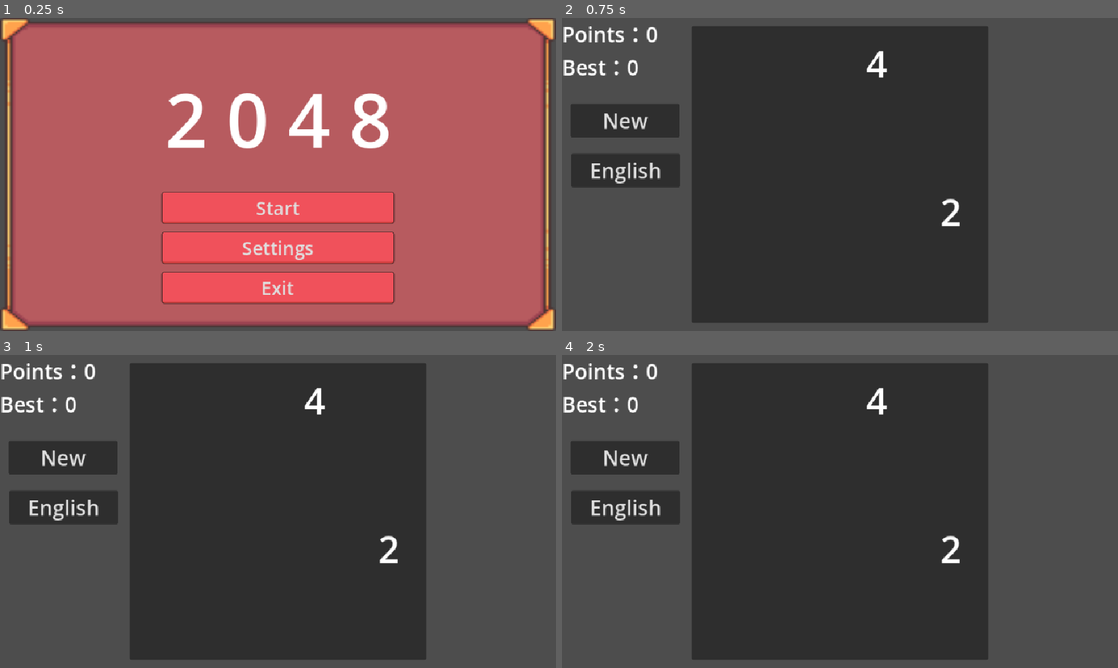
Above: before the commit, frames 1-4 (two rows, left to right).
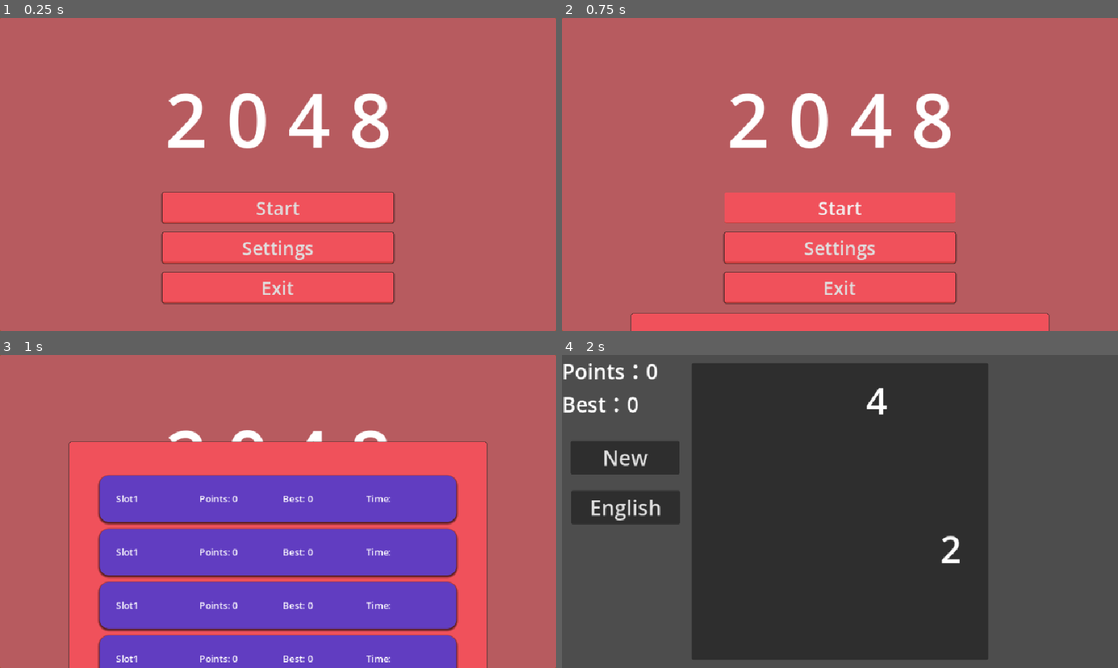
Above: after the commit, the same moments.

Repository: 168AD/2048
Game: Godot game, scene res://ui/main_menu.tscn
The game is run twice, just before and just after one commit, with the same random seed, the same clock (stepped at 60 frames per second) and the same inputs. This scene is started directly instead of the project's main scene.
Inputs (mouse positions are in pixels of both pictures, inside the frame that each line leads up to):
- Up to frame 1 (0.25 s): no input
- Up to frame 2 (0.75 s): click "Start" at 0.5 s
- Up to frame 3 (1 s): no input
- Up to frame 4 (2 s): click (840, 545) at 1.25 s, where only the run after the commit has a clickable "Start"

The runs differ from the first frame. In frame 1, 11% of the frame differs, in the area x 0-100%, y 0-100%; in frame 2, 100%; in frame 3, 100%; in frame 4, nothing differs.

Commit message:
力竭，初步完成功能了
就是不知道为啥没法在代码层面添加slot_card，现在默认每个栏位都读取存档1的数据，呵呵。

Diff:
--- a/localization/localization.csv
+++ b/localization/localization.csv
@@ -6,3 +6,5 @@
 KEY_START,开始,開始,Start,開始
 KEY_SETTINGS,设置,設置,Settings,設定
 KEY_EXIT,退出,退出,Exit,退出
+KEY_SLOT,存档,存檔,Slot,存檔
+KEY_TIME,时间,時間,Time,時間
--- a/manager/save_manager.gd
+++ b/manager/save_manager.gd
@@ -168,4 +168,5 @@
 				if resource.has_meta("time_tamp"):
 					resource.time_stamp = resource.time_tamp
 
+
 	return resource
--- a/scripts/resource/all_slots_res.gd
+++ b/scripts/resource/all_slots_res.gd
@@ -8,7 +8,7 @@
 		if s.slot == slot:
 			return s
 
-	return null
+	return MetaRes.new()
 
 func update_slot(slot: int, save_res: SaveRes):
 	var slot_meta = get_slot_meta(slot)
--- a/ui/main_menu.gd
+++ b/ui/main_menu.gd
@@ -1,8 +1,10 @@
 extends Control
 class_name MainMenu
 
+@onready var animation_player: AnimationPlayer = $AnimationPlayer
+
 func _on_start_pressed():
-	get_tree().change_scene_to_file("res://scenes/board.tscn")
+	animation_player.play("start_game")
 
 func _on_exit_pressed():
 	get_tree().quit()
--- a/ui/main_menu.tscn
+++ b/ui/main_menu.tscn
@@ -1,17 +1,45 @@
 [gd_scene format=3 uid="uid://bp0dwmix73qb7"]
 
-[ext_resource type="StyleBox" uid="uid://gohp6v76osrm" path="res://ui/theme/normal_button.tres" id="1_0dkrt"]
-[ext_resource type="StyleBox" uid="uid://ddc1ciiqevhf4" path="res://ui/theme/focus_button.tres" id="1_rmr83"]
-[ext_resource type="Texture2D" uid="uid://cn1ljguraisrb" path="res://ui/assets/background.png" id="1_t7e0r"]
-[ext_resource type="StyleBox" uid="uid://cvxfmmnvkbako" path="res://ui/theme/hover_button.tres" id="1_wk0pr"]
+[ext_resource type="Theme" uid="uid://c01r0bseo4o7a" path="res://ui/theme/main_menu.tres" id="1_0dkrt"]
+[ext_resource type="PackedScene" uid="uid://rrcu5xax8xb0" path="res://ui/slot_slection.tscn" id="3_wk0pr"]
 [ext_resource type="Script" uid="uid://oejiripf31c5" path="res://ui/main_menu.gd" id="4_8uxxo"]
 
-[sub_resource type="Theme" id="Theme_wk0pr"]
-Button/font_sizes/font_size = 32
-Button/styles/focus = ExtResource("1_rmr83")
-Button/styles/hover = ExtResource("1_wk0pr")
-Button/styles/normal = ExtResource("1_0dkrt")
-Label/font_sizes/font_size = 128
+[sub_resource type="Animation" id="Animation_wk0pr"]
+length = 0.001
+tracks/0/type = "value"
+tracks/0/imported = false
+tracks/0/enabled = true
+tracks/0/path = NodePath("SlotSlection:position")
+tracks/0/interp = 1
+tracks/0/loop_wrap = true
+tracks/0/keys = {
+"times": PackedFloat32Array(0),
+"transitions": PackedFloat32Array(1),
+"update": 0,
+"values": [Vector2(0, 720)]
+}
+
+[sub_resource type="Animation" id="Animation_rmr83"]
+resource_name = "start_game"
+length = 0.5
+tracks/0/type = "value"
+tracks/0/imported = false
+tracks/0/enabled = true
+tracks/0/path = NodePath("SlotSlection:position")
+tracks/0/interp = 1
+tracks/0/loop_wrap = true
+tracks/0/keys = {
+"times": PackedFloat32Array(0, 0.5),
+"transitions": PackedFloat32Array(1, 1),
+"update": 0,
+"values": [Vector2(0, 720), Vector2(0, 0)]
+}
+
+[sub_resource type="AnimationLibrary" id="AnimationLibrary_8uxxo"]
+_data = {
+&"RESET": SubResource("Animation_wk0pr"),
+&"start_game": SubResource("Animation_rmr83")
+}
 
 [node name="MainMenu" type="Control" unique_id=692941830]
 layout_mode = 3
@@ -20,17 +48,16 @@
 anchor_bottom = 1.0
 grow_horizontal = 2
 grow_vertical = 2
-theme = SubResource("Theme_wk0pr")
+theme = ExtResource("1_0dkrt")
 script = ExtResource("4_8uxxo")
 
-[node name="Background" type="TextureRect" parent="." unique_id=1304907967]
+[node name="BackGround" type="Panel" parent="." unique_id=89762139]
 layout_mode = 1
 anchors_preset = 15
 anchor_right = 1.0
 anchor_bottom = 1.0
 grow_horizontal = 2
 grow_vertical = 2
-texture = ExtResource("1_t7e0r")
 
 [node name="Title" type="Label" parent="." unique_id=1120989925]
 layout_mode = 1
@@ -71,5 +98,13 @@
 layout_mode = 2
 text = "KEY_EXIT"
 
+[node name="SlotSlection" parent="." unique_id=1381006384 instance=ExtResource("3_wk0pr")]
+layout_mode = 1
+offset_top = 720.0
+offset_bottom = 719.99963
+
+[node name="AnimationPlayer" type="AnimationPlayer" parent="." unique_id=340998262]
+libraries/ = SubResource("AnimationLibrary_8uxxo")
+
 [connection signal="pressed" from="VBoxContainer/Start" to="." method="_on_start_pressed"]
 [connection signal="pressed" from="VBoxContainer/Exit" to="." method="_on_exit_pressed"]
--- /dev/null
+++ b/ui/slot_card.gd
@@ -0,0 +1,42 @@
+extends Control
+
+@onready var title: Label = $VBoxContainer/Title
+@onready var score: Label = $VBoxContainer/Score
+@onready var highest: Label = $VBoxContainer/Highest
+@onready var time_stamp: Label = $VBoxContainer/TimeStamp
+
+var slot: int
+var selected: bool = false
+
+signal slot_selected(slot_id: int)
+#signal new_game_requested(slot_id: int)
+
+func _ready() -> void:
+	setup(1, GlobalSave.get_slot_meta(1))
+
+func setup(slot_id: int, meta: MetaRes):
+	await self.ready
+
+	slot = slot_id
+	title.text = tr("KEY_SLOT") + str(slot_id)
+	if meta:
+		score.text = tr("Score") + ": %d" % meta.score
+		highest.text = tr("Highest") + ": %d" % meta.highest
+		time_stamp.text = tr("KEY_TIME") + ": %s" % meta.time_stamp
+	else:
+		score.text = tr("Score") + ": --"
+		highest.text = tr("Highest") + ": --"
+		time_stamp.text = tr("KEY_TIME") + ": --"
+
+	gui_input.connect(_on_gui_requested)
+	slot_selected.connect(GlobalSave.load_data)
+
+func _on_gui_requested(event):
+	if selected:
+		return
+
+	if event is InputEventMouseButton and event.button_index == MOUSE_BUTTON_LEFT:
+		selected = true
+		slot_selected.emit(slot)
+		get_tree().change_scene_to_file("res://scenes/board.tscn")
+		GlobalLogger.info("选择存档%d" % slot, "存档选择")
--- /dev/null
+++ b/ui/slot_card.tscn
@@ -0,0 +1,72 @@
+[gd_scene format=3 uid="uid://di3fxvkymxcn0"]
+
+[ext_resource type="Script" uid="uid://b471ew2kq8ciu" path="res://ui/slot_card.gd" id="1_a8e8k"]
+
+[sub_resource type="StyleBoxFlat" id="StyleBoxFlat_xh2ra"]
+bg_color = Color(0.38039216, 0.23921569, 0.75686276, 1)
+corner_radius_top_left = 16
+corner_radius_top_right = 16
+corner_radius_bottom_right = 16
+corner_radius_bottom_left = 16
+shadow_size = 4
+shadow_offset = Vector2(0, 2)
+
+[sub_resource type="Theme" id="Theme_xh2ra"]
+Panel/styles/panel = SubResource("StyleBoxFlat_xh2ra")
+
+[node name="SlotCard" type="Control" unique_id=2044918011]
+layout_mode = 3
+anchors_preset = 15
+anchor_right = 1.0
+anchor_bottom = 1.0
+grow_horizontal = 2
+grow_vertical = 2
+theme = SubResource("Theme_xh2ra")
+script = ExtResource("1_a8e8k")
+
+[node name="BackGround" type="Panel" parent="." unique_id=879611727]
+layout_mode = 1
+anchors_preset = 15
+anchor_right = 1.0
+anchor_bottom = 1.0
+grow_horizontal = 2
+grow_vertical = 2
+
+[node name="VBoxContainer" type="HBoxContainer" parent="." unique_id=1562197263]
+layout_mode = 1
+anchors_preset = -1
+anchor_left = 0.05
+anchor_top = 0.25
+anchor_right = 0.95
+anchor_bottom = 0.75
+grow_horizontal = 2
+grow_vertical = 2
+theme_override_constants/separation = 16
+
+[node name="Title" type="Label" parent="VBoxContainer" unique_id=1661445324]
+custom_minimum_size = Vector2(128, 64)
+layout_mode = 2
+size_flags_horizontal = 0
+theme_override_font_sizes/font_size = 16
+vertical_alignment = 1
+
+[node name="Score" type="Label" parent="VBoxContainer" unique_id=864418310]
+custom_minimum_size = Vector2(128, 64)
+layout_mode = 2
+size_flags_horizontal = 0
+theme_override_font_sizes/font_size = 16
+vertical_alignment = 1
+
+[node name="Highest" type="Label" parent="VBoxContainer" unique_id=2144823624]
+custom_minimum_size = Vector2(128, 64)
+layout_mode = 2
+size_flags_horizontal = 0
+theme_override_font_sizes/font_size = 16
+vertical_alignment = 1
+
+[node name="TimeStamp" type="Label" parent="VBoxContainer" unique_id=1537058592]
+custom_minimum_size = Vector2(128, 64)
+layout_mode = 2
+size_flags_horizontal = 0
+theme_override_font_sizes/font_size = 16
+vertical_alignment = 1
--- /dev/null
+++ b/ui/slot_slection.gd
@@ -0,0 +1,16 @@
+extends Control
+
+@export var slot_card: PackedScene
+@onready var slots_container: VBoxContainer = $VBoxContainer
+
+const MAX_SLOTS = 4
+
+#func _ready():
+	#await self.ready
+	#for i in range(1, MAX_SLOTS+1):
+		#var meta = GlobalSave.get_slot_meta(i)
+		#var card = slot_card.instantiate()
+		#
+		##await card.ready
+		#card.setup(i, meta)
+		#slots_container.add_child(card)
--- /dev/null
+++ b/ui/slot_slection.tscn
@@ -0,0 +1,60 @@
+[gd_scene format=3 uid="uid://rrcu5xax8xb0"]
+
+[ext_resource type="Theme" uid="uid://dw3ad35vi7oqh" path="res://ui/theme/slot_selection.tres" id="1_c6gx8"]
+[ext_resource type="Script" uid="uid://kkd4lb1bav4a" path="res://ui/slot_slection.gd" id="2_53yxv"]
+[ext_resource type="PackedScene" uid="uid://di3fxvkymxcn0" path="res://ui/slot_card.tscn" id="2_thyov"]
+
+[node name="SlotSlection" type="Control" unique_id=1381006384]
+layout_mode = 3
+anchors_preset = 15
+anchor_right = 1.0
+anchor_bottom = 1.0
+grow_horizontal = 2
+grow_vertical = 2
+theme = ExtResource("1_c6gx8")
+script = ExtResource("2_53yxv")
+
+[node name="BackGround" type="Panel" parent="." unique_id=1402643974]
+layout_mode = 1
+anchors_preset = 8
+anchor_left = 0.5
+anchor_top = 0.5
+anchor_right = 0.5
+anchor_bottom = 0.5
+offset_left = -360.0
+offset_top = -240.0
+offset_right = 360.0
+offset_bottom = 240.0
+grow_horizontal = 2
+grow_vertical = 2
+
+[node name="VBoxContainer" type="VBoxContainer" parent="." unique_id=896977505]
+layout_mode = 1
+anchors_preset = -1
+anchor_left = 0.2
+anchor_top = 0.2
+anchor_right = 0.8
+anchor_bottom = 0.8
+offset_left = -20.0
+offset_top = -20.0
+offset_right = 20.0
+offset_bottom = 20.0
+grow_horizontal = 2
+grow_vertical = 2
+theme_override_constants/separation = 12
+
+[node name="SlotCard1" parent="VBoxContainer" unique_id=2044918011 instance=ExtResource("2_thyov")]
+custom_minimum_size = Vector2(0, 80)
+layout_mode = 2
+
+[node name="SlotCard2" parent="VBoxContainer" unique_id=775723214 instance=ExtResource("2_thyov")]
+custom_minimum_size = Vector2(0, 80)
+layout_mode = 2
+
+[node name="SlotCard3" parent="VBoxContainer" unique_id=930160895 instance=ExtResource("2_thyov")]
+custom_minimum_size = Vector2(0, 80)
+layout_mode = 2
+
+[node name="SlotCard4" parent="VBoxContainer" unique_id=1718327625 instance=ExtResource("2_thyov")]
+custom_minimum_size = Vector2(0, 80)
+layout_mode = 2
--- /dev/null
+++ b/ui/theme/background.tres
@@ -0,0 +1,11 @@
+[gd_resource type="StyleBoxFlat" format=3 uid="uid://cpgtrfsygxks1"]
+
+[resource]
+bg_color = Color(0.7176471, 0.35686275, 0.37254903, 1)
+corner_radius_top_left = 4
+corner_radius_top_right = 4
+corner_radius_bottom_right = 4
+corner_radius_bottom_left = 4
+corner_detail = 4
+shadow_color = Color(0.9490196, 0.39215687, 0.09803922, 0.6)
+shadow_size = 4
--- /dev/null
+++ b/ui/theme/main_menu.tres
@@ -0,0 +1,14 @@
+[gd_resource type="Theme" format=3 uid="uid://c01r0bseo4o7a"]
+
+[ext_resource type="StyleBox" uid="uid://ddc1ciiqevhf4" path="res://ui/theme/focus_button.tres" id="1_skpi2"]
+[ext_resource type="StyleBox" uid="uid://cvxfmmnvkbako" path="res://ui/theme/hover_button.tres" id="2_hsrf5"]
+[ext_resource type="StyleBox" uid="uid://gohp6v76osrm" path="res://ui/theme/normal_button.tres" id="3_qppmq"]
+[ext_resource type="StyleBox" uid="uid://cpgtrfsygxks1" path="res://ui/theme/background.tres" id="4_mceit"]
+
+[resource]
+Button/font_sizes/font_size = 32
+Button/styles/focus = ExtResource("1_skpi2")
+Button/styles/hover = ExtResource("2_hsrf5")
+Button/styles/normal = ExtResource("3_qppmq")
+Label/font_sizes/font_size = 128
+Panel/styles/panel = ExtResource("4_mceit")
--- /dev/null
+++ b/ui/theme/slot_selection.tres
@@ -0,0 +1,6 @@
+[gd_resource type="Theme" format=3 uid="uid://dw3ad35vi7oqh"]
+
+[ext_resource type="StyleBox" uid="uid://gohp6v76osrm" path="res://ui/theme/normal_button.tres" id="1_xqnx5"]
+
+[resource]
+Panel/styles/panel = ExtResource("1_xqnx5")
Binary file removed: ui/assets/background.png
Not shown, removed: ui/assets/background.png.import
Not shown, added: ui/slot_card.gd.uid
Not shown, added: ui/slot_slection.gd.uid
